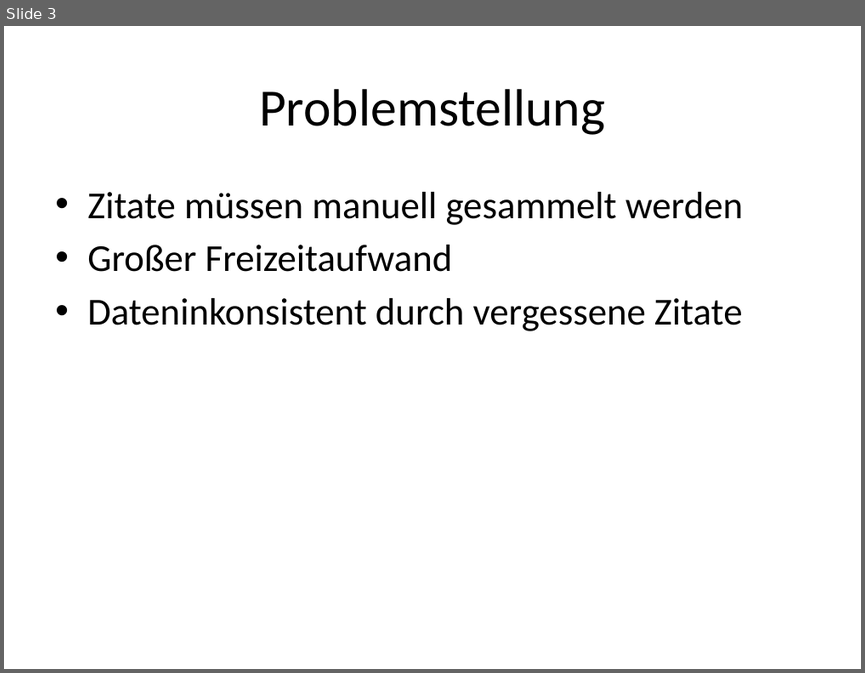
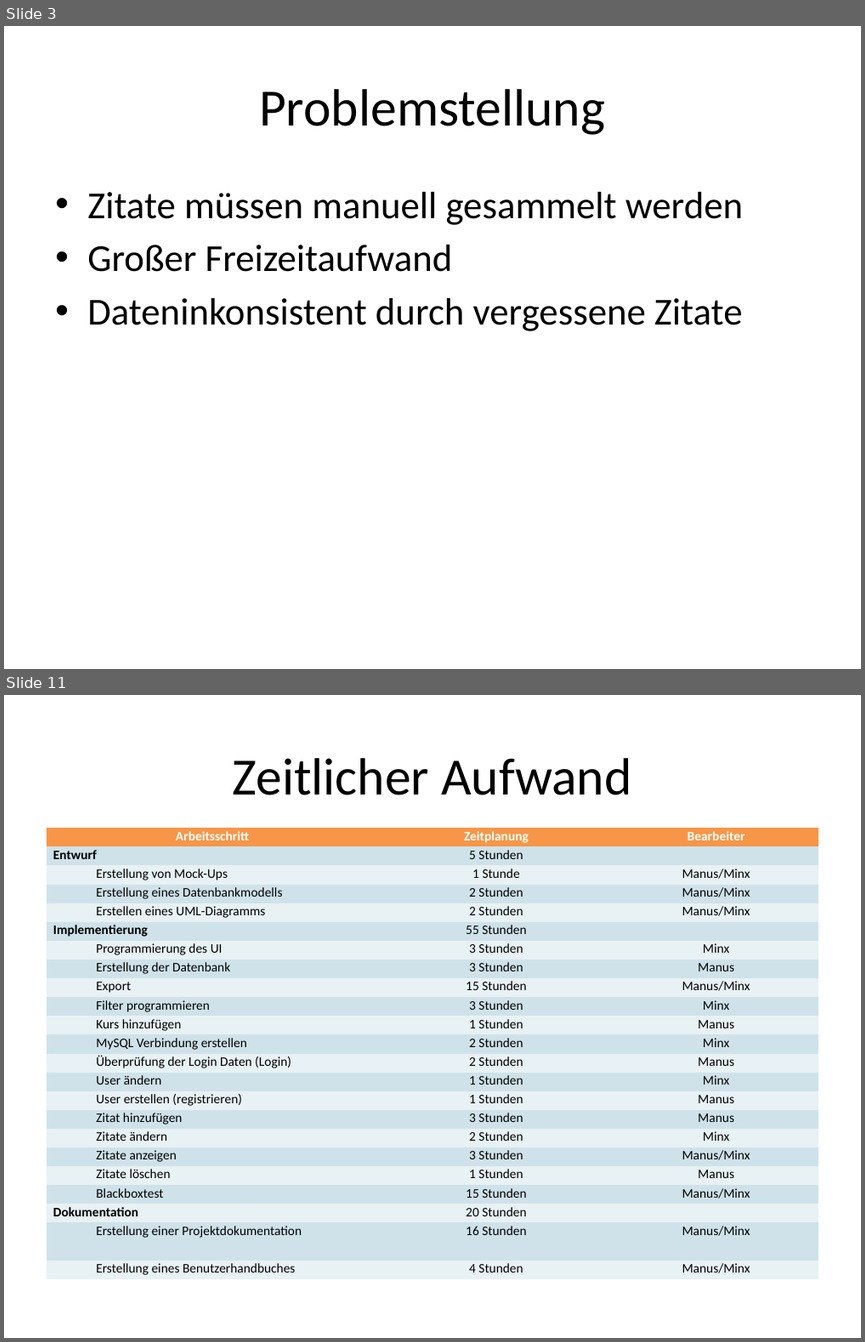
Before and after one commit to SanctumDesert/ZitateSammler, a slide deck: Zitatesammlung.pptx. Shown one above the other, each under a label of ours: slide 3 before the commit, slides 3 and 11 after it; the slides between them are not shown. The pictures are 865x673 and 865x1342 pixels, drawn with LibreOffice and Linux fonts; fonts in the diff are those of the drawing. Boxes give left, top, right and bottom in pixels: in the first picture for what was removed or moved away, otherwise in the second. Text is boxed around its words. In the diff, an @@ line names an element or a change of style, - is before the commit and + after.

```diff
--- a/Zitatesammlung.pptx
+++ b/Zitatesammlung.pptx
@@ slide 11 added at (4, 695, 861, 1338), background #FFFFFF @@
@@ title added at (232, 758, 631, 795), 44 pt, text #000000 @@
+Zeitlicher Aufwand
@@ table added at (46, 828, 818, 1279), 23 rows, 3 columns @@
+Arbeitsschritt | Zeitplanung | Bearbeiter
+Entwurf | 5 Stunden | 
+Erstellung von Mock-Ups | 1 Stunde | Manus/Minx
+Erstellung eines Datenbankmodells | 2 Stunden | Manus/Minx
+Erstellen eines UML-Diagramms | 2 Stunden | Manus/Minx
+Implementierung | 55 Stunden | 
+Programmierung des UI | 3 Stunden | Minx
+Erstellung der Datenbank | 3 Stunden | Manus
+Export | 15 Stunden | Manus/Minx
+Filter programmieren | 3 Stunden | Minx
+Kurs hinzufügen | 1 Stunden | Manus
+MySQL Verbindung erstellen | 2 Stunden | Minx
+Überprüfung der Login Daten (Login) | 2 Stunden | Manus
+User ändern | 1 Stunden | Minx
+User erstellen (registrieren) | 1 Stunden | Manus
+Zitat hinzufügen | 3 Stunden | Manus
+Zitate ändern | 2 Stunden | Minx
+Zitate anzeigen | 3 Stunden | Manus/Minx
+Zitate löschen | 1 Stunden | Manus
+Blackboxtest | 15 Stunden | Manus/Minx
+Dokumentation | 20 Stunden | 
+Erstellung einer Projektdokumentation | 16 Stunden | Manus/Minx
+Erstellung eines Benutzerhandbuches | 4 Stunden | Manus/Minx
```
Also in this commit, not shown: 1 slide changed, 12 other slides added.
